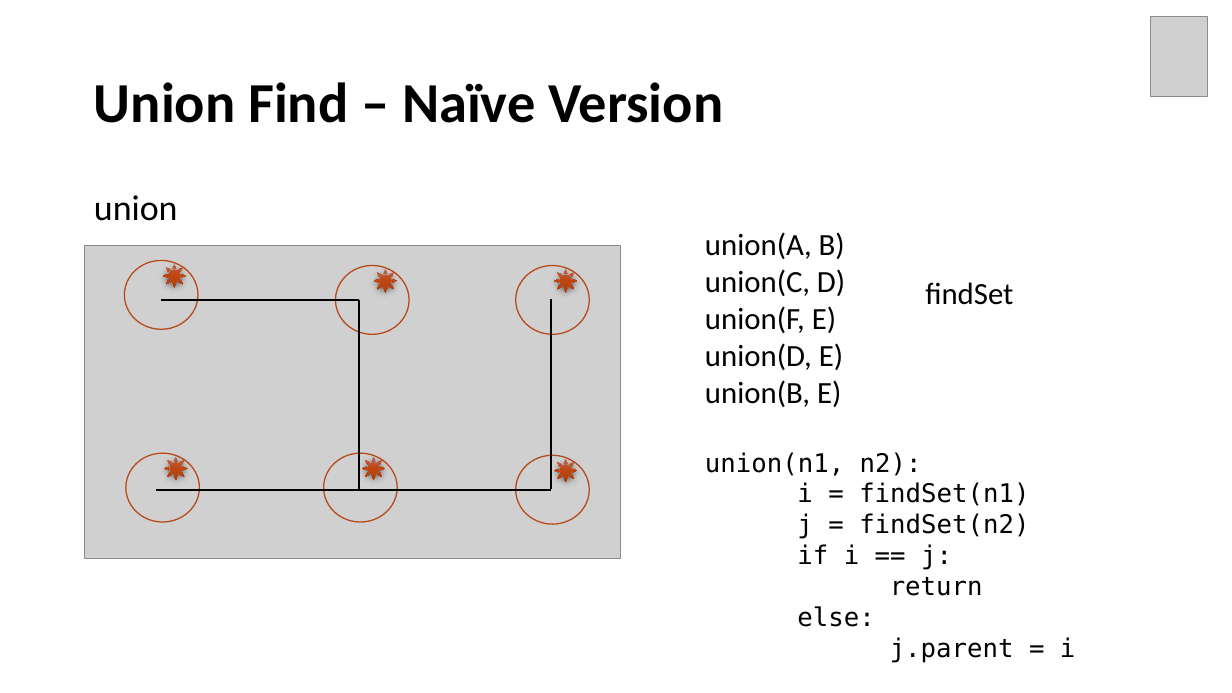
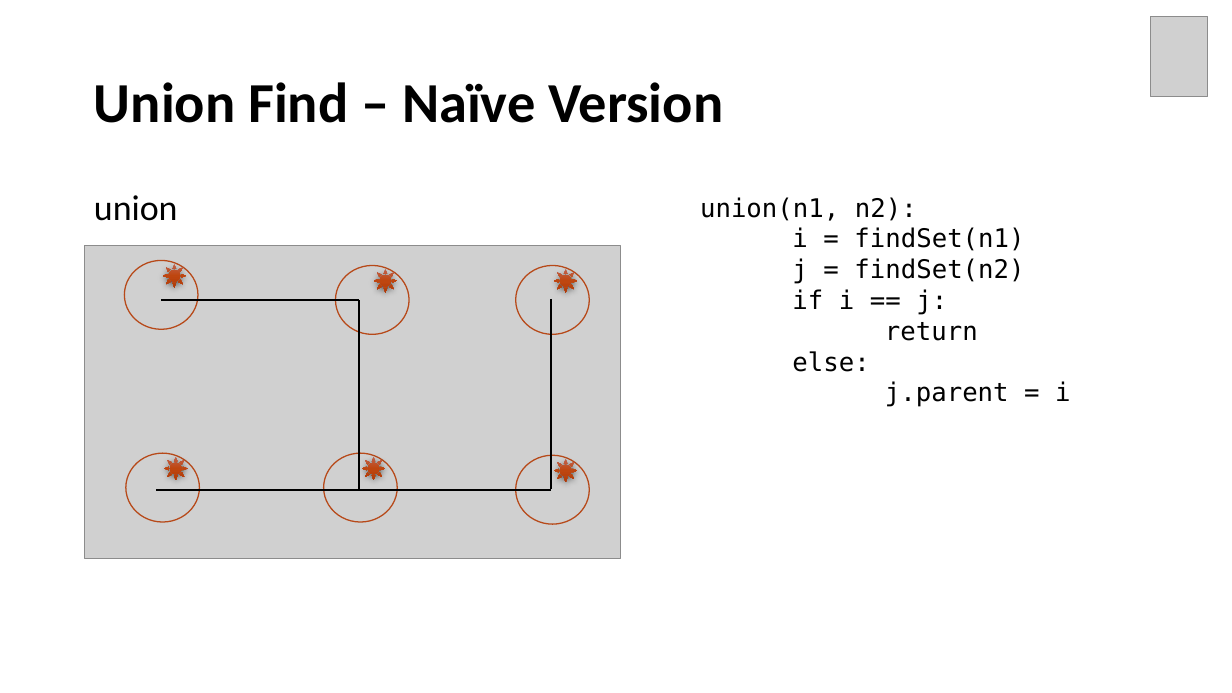
Before and after one commit to Neo-Hao/union-find, a slide deck: slide 18 of slides.pptx (slide 21 before the commit). Drawn at 1232x693 pixels with LibreOffice and Linux fonts; fonts in the diff are those of the drawing; grey boxes stand for pictures. Boxes give left, top, right and bottom in pixels: in the first picture for what was removed or moved away, otherwise in the second. Text is boxed around its words. In the diff, an @@ line names an element or a change of style, - is before the commit and + after.

Commit message:
updates on union find two versions

```diff
--- a/slides.pptx
+++ b/slides.pptx
@@ text "union(n1, n2):": place and size @@
-text "union(n1, n2):" at [705, 232, 1075, 662]
+text "union(n1, n2):" at [700, 197, 1070, 407]
@@ text at [705, 232, 845, 407]: paragraphs removed @@
-union(A, B)
-union(C, D)
-union(F, E)
-union(D, E)
-union(B, E)
@@ text removed at [925, 282, 1013, 305] @@
-findSet
```
Also in this commit, not shown: 33 other slides changed, 6 slides added, 10 slides removed.
